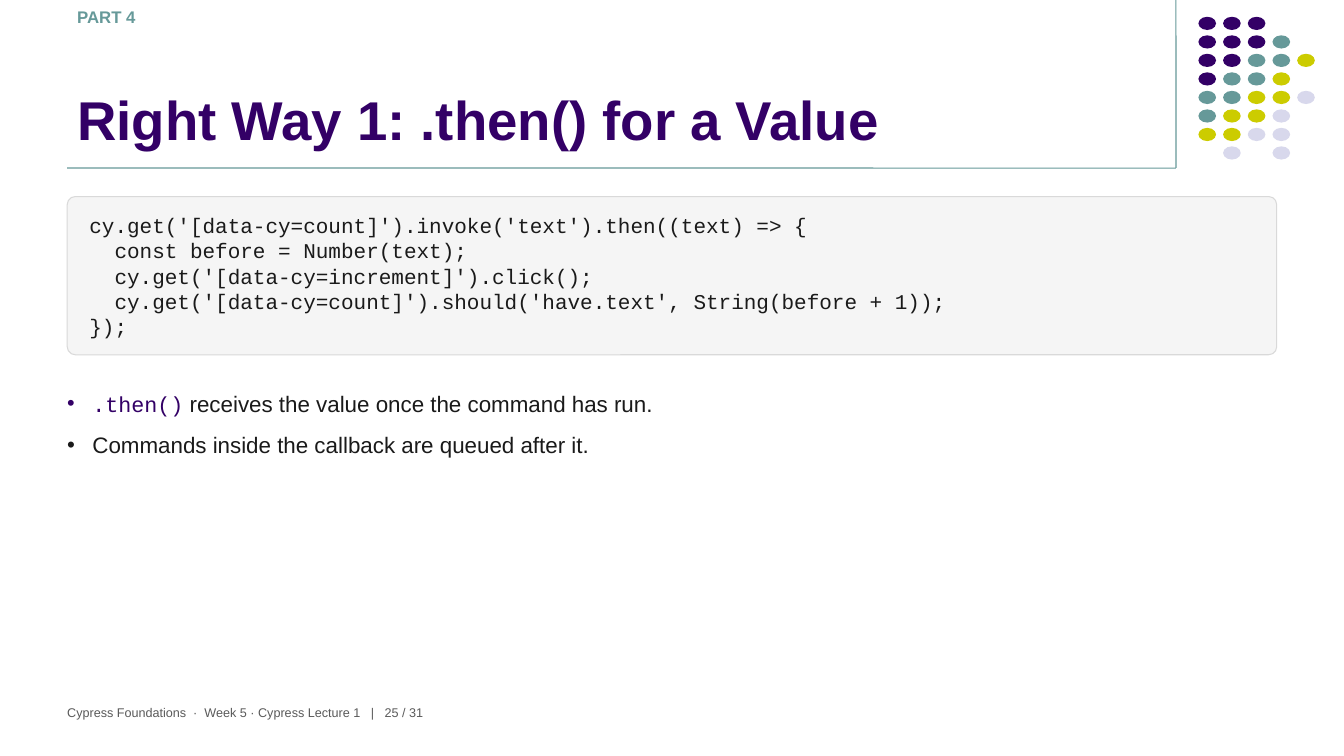
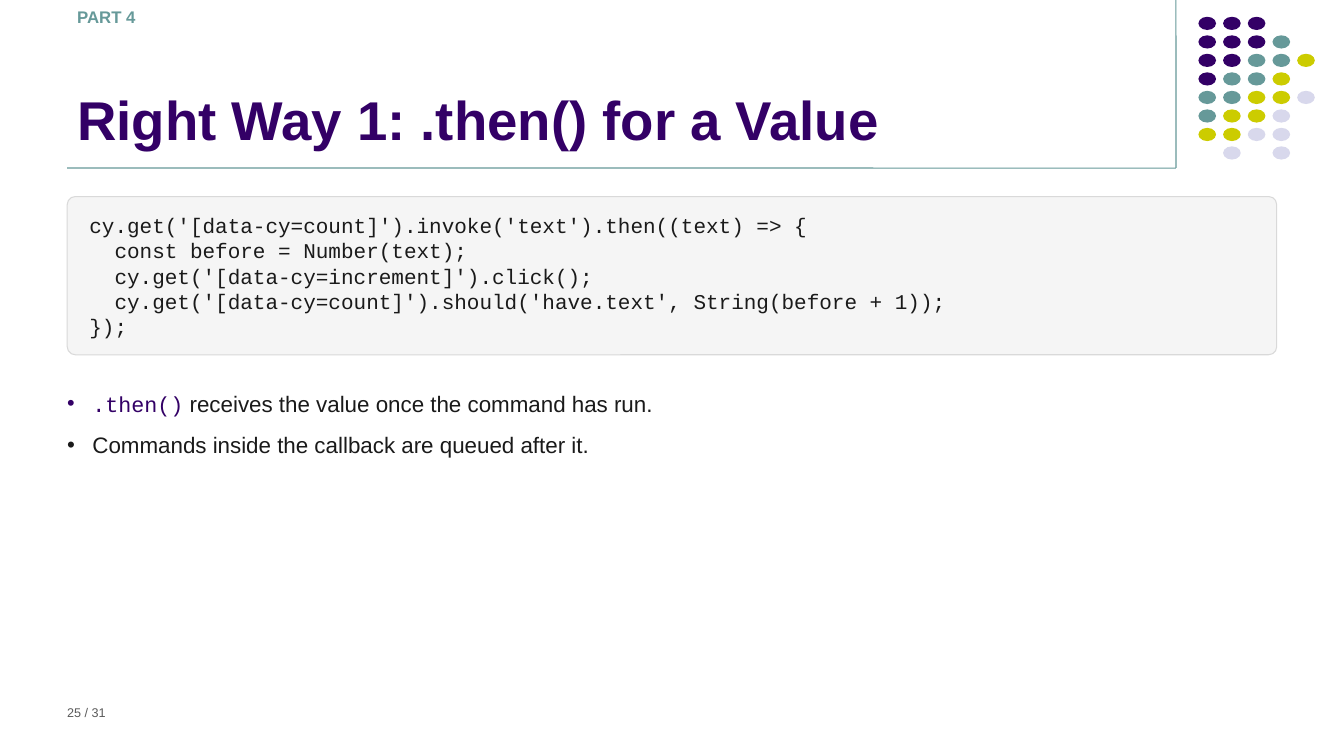
Before and after one commit to TRNG-2493/Study_Guide_2493, a slide deck: slide 25 of slides/05Week/cypress/1-foundations.pptx. Drawn at 1344x756 pixels with LibreOffice and Linux fonts; fonts in the diff are those of the drawing; background and template pictures are left out. Boxes give left, top, right and bottom in pixels: in the first picture for what was removed or moved away, otherwise in the second. Text is boxed around its words. In the diff, an @@ line names an element or a change of style, - is before the commit and + after.

```diff
--- a/slides/05Week/cypress/1-foundations.pptx
+++ b/slides/05Week/cypress/1-foundations.pptx
@@ text at [67, 708, 106, 717]: text changed @@
-Cypress Foundations · Week 5 · Cypress Lecture 1 | 25 / 31
+25 / 31
```
Also in this commit, not shown: 30 other slides changed, 22 other files.
